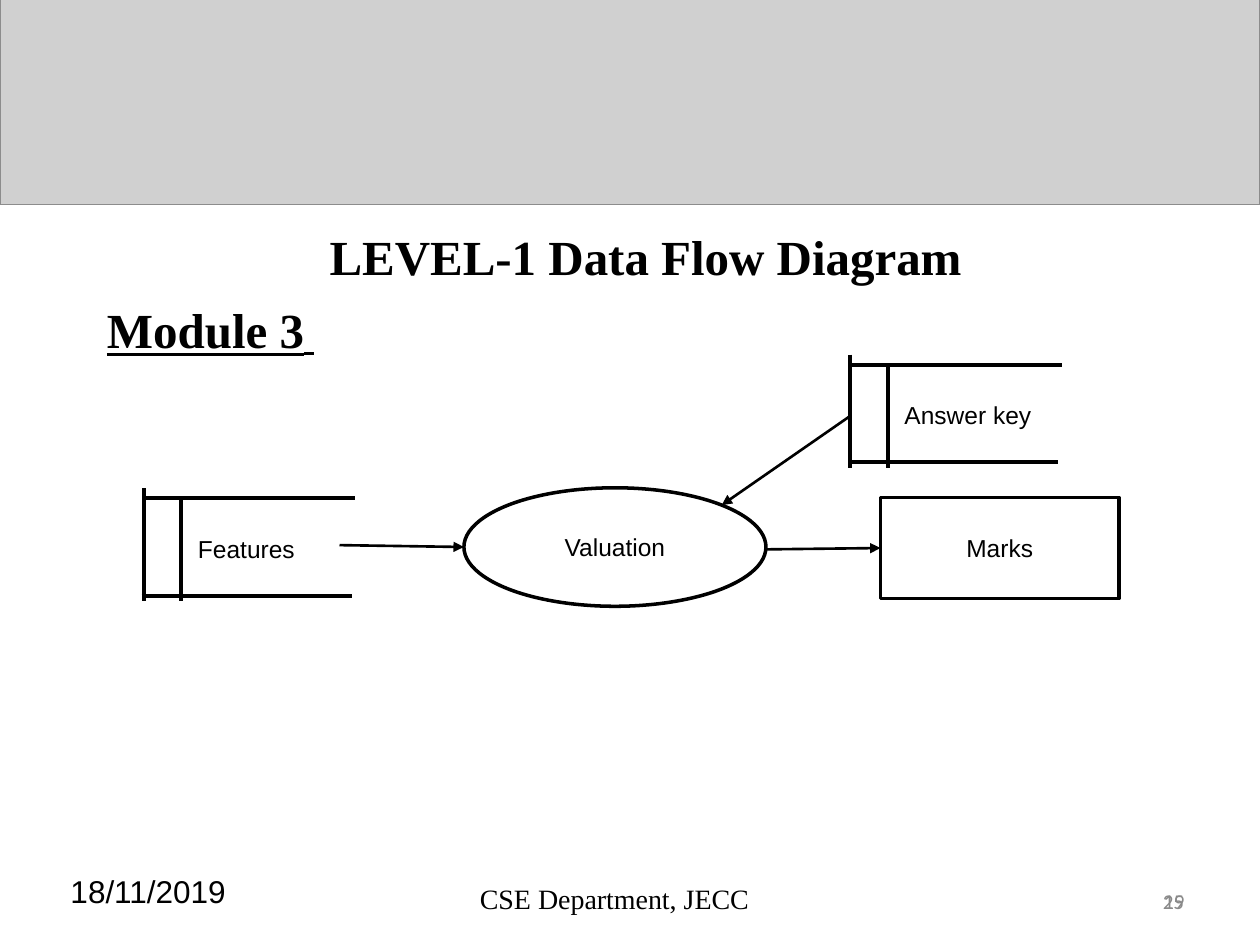
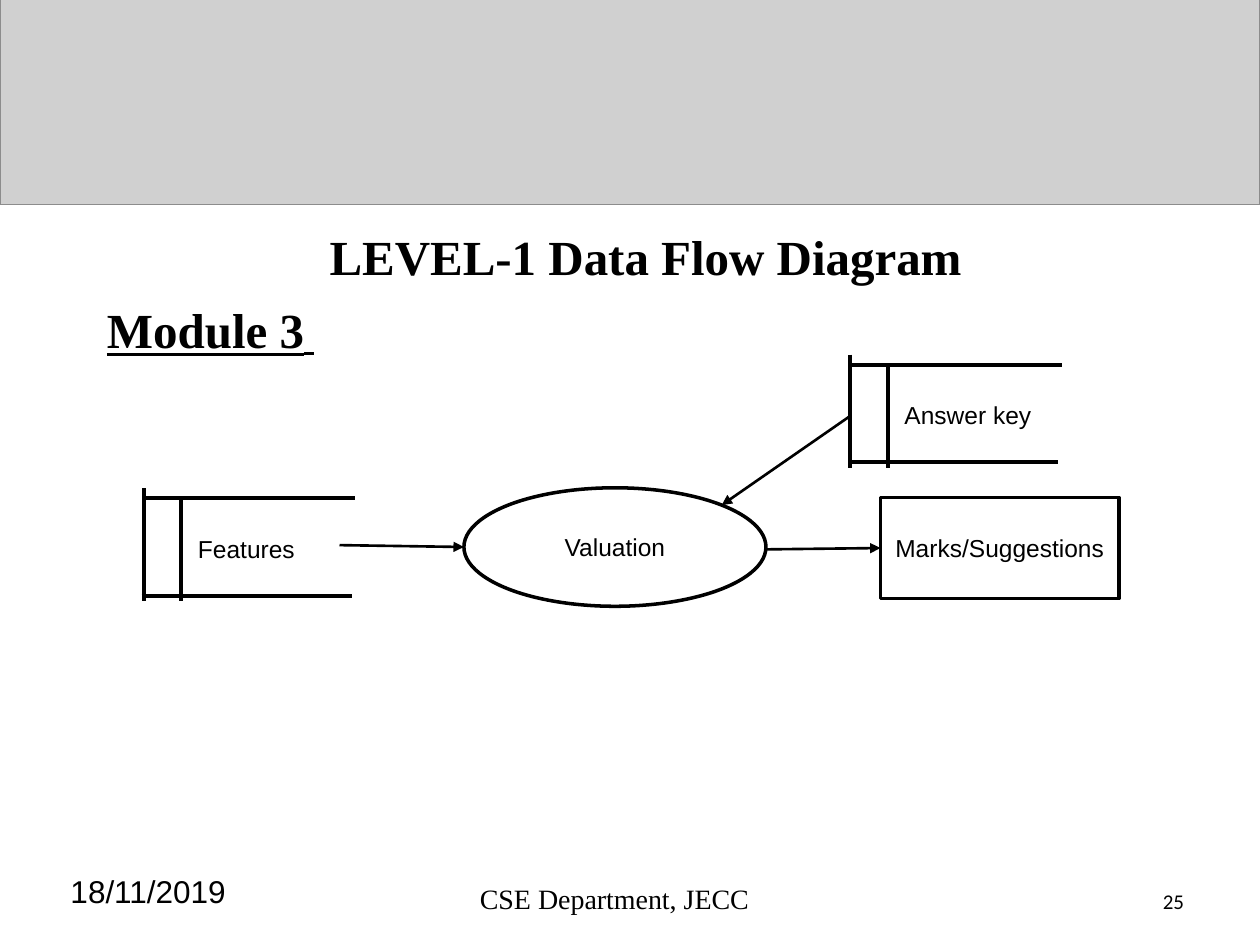
Before and after one commit to sreeragrnandan/Design-Project, a slide deck: slide 25 of DP G7 final review.pptx. Drawn at 1260x945 pixels with LibreOffice and Linux fonts; fonts in the diff are those of the drawing; grey boxes stand for pictures. Boxes give left, top, right and bottom in pixels: in the first picture for what was removed or moved away, otherwise in the second. Text is boxed around its words. In the diff, an @@ line names an element or a change of style, - is before the commit and + after.

```diff
--- a/DP G7 final review.pptx
+++ b/DP G7 final review.pptx
@@ text in rectangle at [895,539,1104,562]: text changed @@
-Marks
+Marks/Suggestions
@@ page number at [1163,895,1184,909]: text colour #898989 to #000000 @@
@@ text removed at [1163,895,1184,909] @@
-19
```
Also in this commit, not shown: 28 other slides changed, 43 other files.
